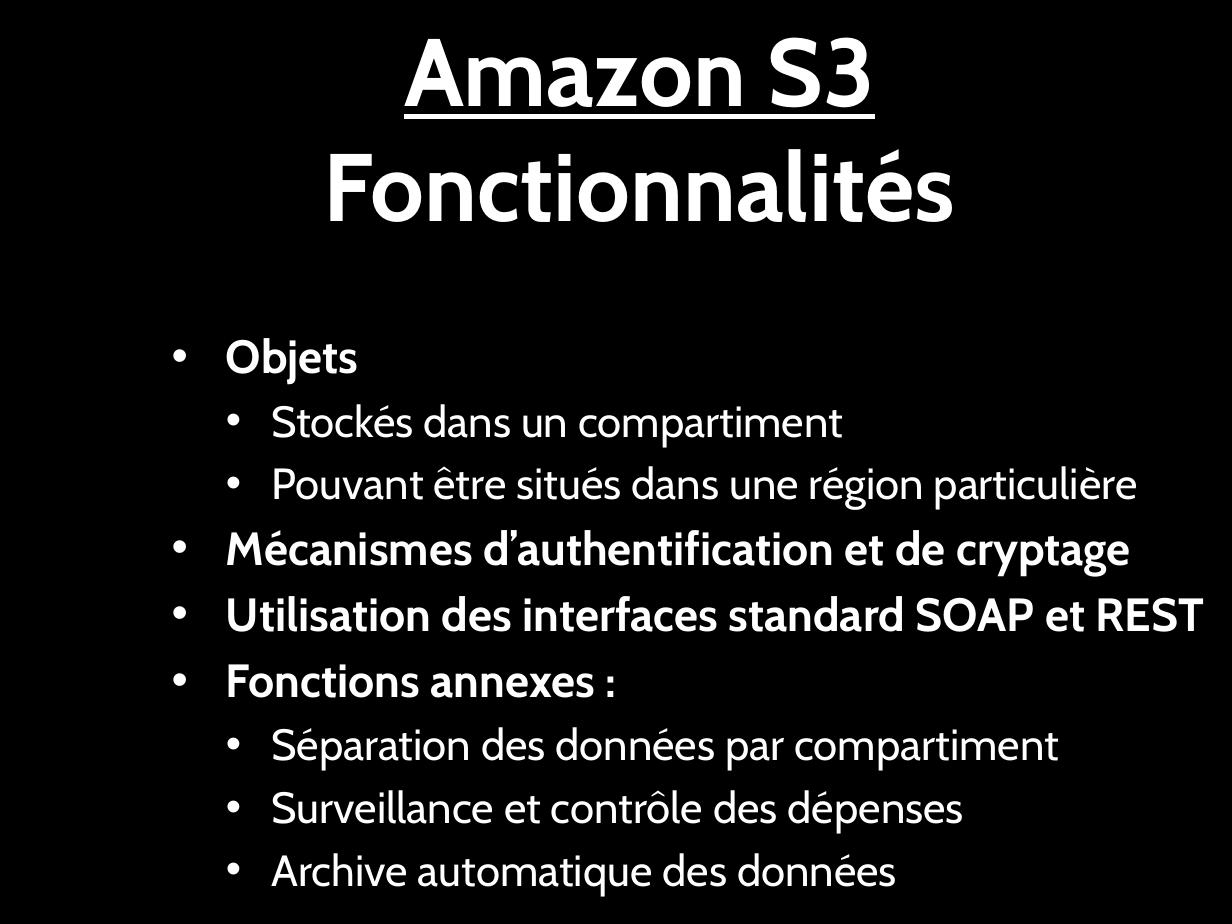
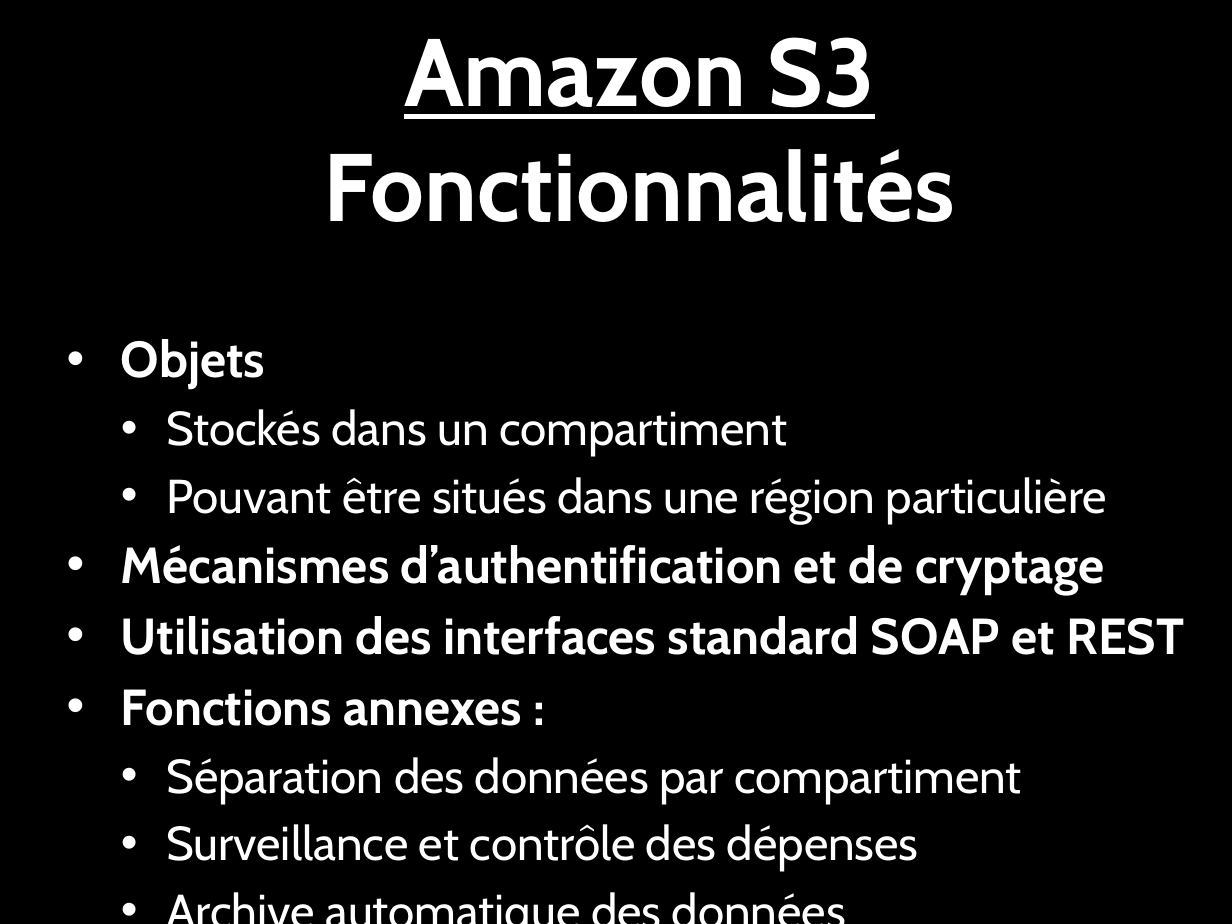
Before and after one commit to romfret/TLC, a slide deck: slide 8 of AWS - Media Hosting.pptx (slide 5 before the commit). Drawn at 1232x924 pixels with LibreOffice and Linux fonts; fonts in the diff are those of the drawing; background and template pictures are left out. Boxes give left, top, right and bottom in pixels: in the first picture for what was removed or moved away, otherwise in the second. Text is boxed around its words. In the diff, an @@ line names an element or a change of style, - is before the commit and + after.

```diff
--- a/AWS - Media Hosting.pptx
+++ b/AWS - Media Hosting.pptx
@@ text "Objets": place and size @@
-text "Objets" at (226, 338, 1204, 896)
+text "Objets" at (121, 339, 1184, 872)
@@ text "Objets" at (121, 339, 1184, 872): size 27.2 to 29.6 pt in "Objets", "Mécanismes d’authentification et de cryptage", "Utilisation des interfaces standard SOAP et REST", "Fonctions annexes :"; size 25.5 to 27.8 pt in "Stockés dans un compartiment", "Pouvant être situés dans une région particulière", "Séparation des données par compartiment", "Surveillance et contrôle des dépenses" and 1 more places @@
```
Also in this commit, not shown: 8 other slides changed, 3 slides added.
